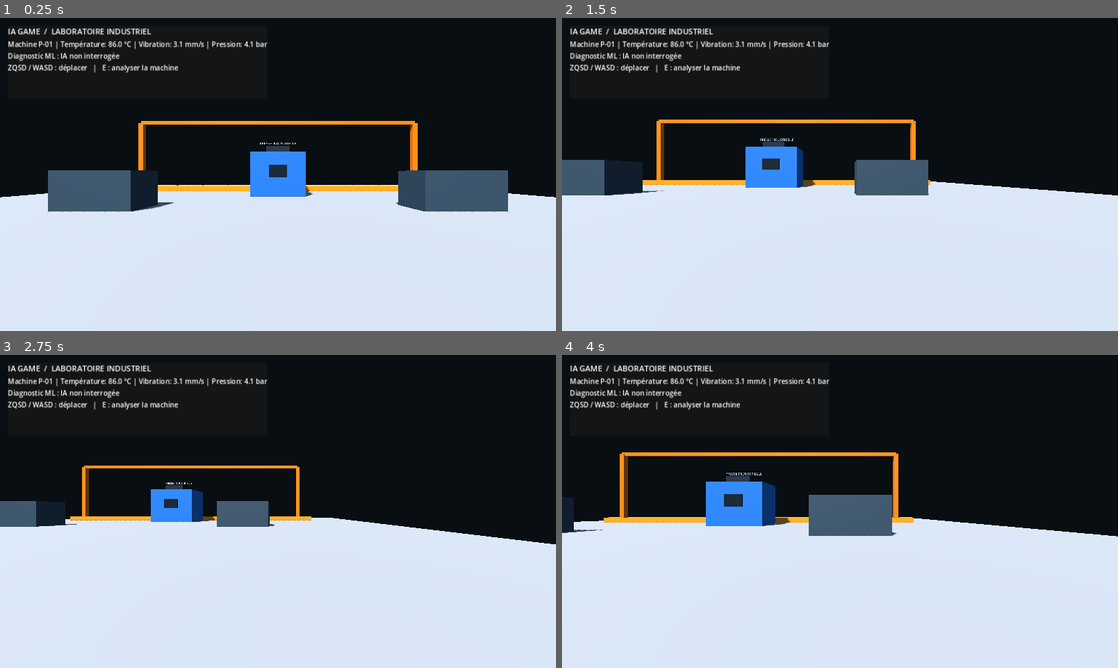
Above: before the commit, frames 1-4 (two rows, left to right).
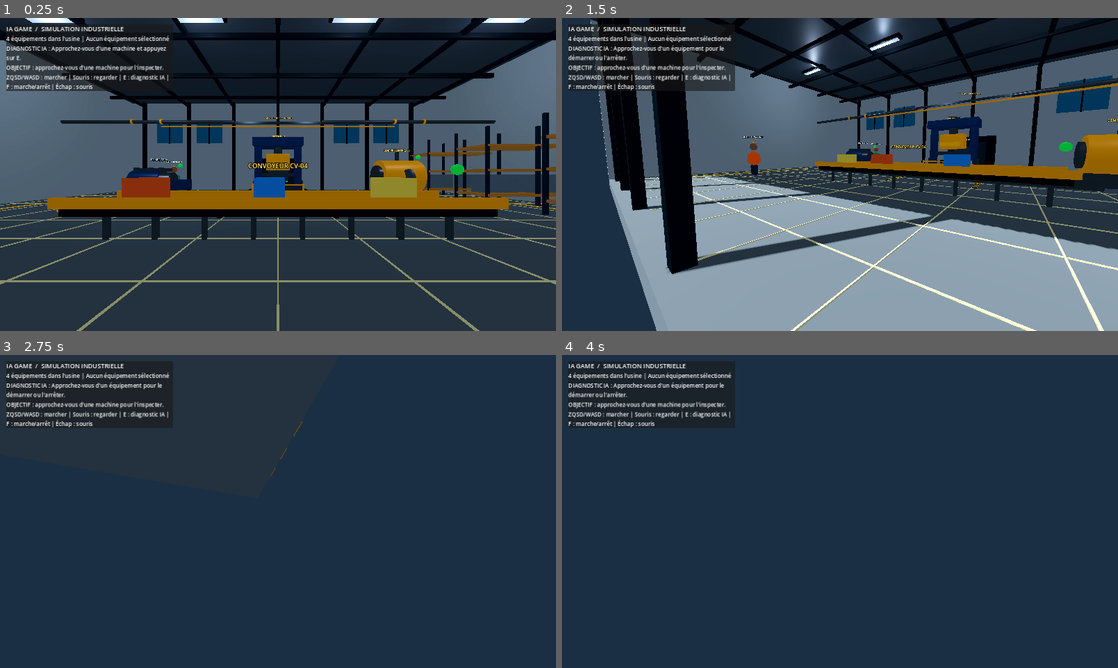
Above: after the commit, the same moments.

Repository: danielservice225-dot/ia-game-moteur
Game: Godot game, scene res://scenes/main.tscn
The game is run twice, just before and just after one commit, with the same random seed, the same clock (stepped at 60 frames per second) and the same inputs.
Inputs (mouse positions are in pixels of both pictures, inside the frame that each line leads up to):
- Up to frame 1 (0.25 s): no input
- Up to frame 2 (1.5 s): tap E (interact) at 0.5, 0.6 s; move the mouse to (962, 158) at 0.52 s; hold D (move_right) 0.53-1.28 s; click (962, 158) at 0.67 s; tap F at 0.8, 1.35 s; move the mouse to (728, 190) at 1.27 s; hold S (move_backward) from 1.28 s (still down); click (728, 190) at 1.42 s
- Up to frame 3 (2.75 s): tap E (interact) at 1.55, 2.1 s; move the mouse to (333, 442) at 2.02 s; release S (move_backward) at 2.03 s; hold D (move_right) from 2.03 s (still down); click (333, 442) at 2.17 s; tap F at 2.3 s
- Up to frame 4 (4 s): move the mouse to (812, 574) at 2.77 s; release D (move_right) at 2.78 s; hold W (move_forward) 2.78-3.53 s; tap F at 2.85, 3.8 s; click (812, 574) at 2.92 s; tap E (interact) at 3.05, 3.6 s; move the mouse to (1006, 558) at 3.52 s; hold A (move_left) from 3.53 s (still down); click (1006, 558) at 3.67 s

The runs differ from the first frame. In frame 1, 81% of the frame differs, in the area x 0-100%, y 0-100%; in frame 2, 81%; in frame 3, 96%; in frame 4, 96%.

Commit message:
feat(godot): restore full factory and connect animated workers and machine controls

Diff:
--- a/godot_game/project.godot
+++ b/godot_game/project.godot
@@ -5,14 +5,14 @@
 run/main_scene="res://scenes/main.tscn"
 
 [display]
-window/size/viewport_width=1280
-window/size/viewport_height=720
+window/size/viewport_width=1600
+window/size/viewport_height=900
 window/stretch/mode="canvas_items"
 
 [rendering]
 renderer/rendering_method="gl_compatibility"
 renderer/rendering_method.mobile="gl_compatibility"
-environment/defaults/default_clear_color=Color(0.035, 0.055, 0.075, 1)
+environment/defaults/default_clear_color=Color(0.025, 0.04, 0.055, 1)
 
 [input]
 move_forward={
--- a/godot_game/scenes/main.tscn
+++ b/godot_game/scenes/main.tscn
@@ -1,19 +1,16 @@
-[gd_scene load_steps=5 format=3]
+[gd_scene load_steps=3 format=3]
 
 [ext_resource type="Script" path="res://scripts/game.gd" id="1_game"]
 
 [sub_resource type="Environment" id="Environment"]
 background_mode = 1
-background_color = Color(0.035, 0.055, 0.075, 1)
+background_color = Color(0.025, 0.04, 0.055, 1)
 ambient_light_source = 3
-ambient_light_color = Color(0.55, 0.65, 0.78, 1)
-ambient_light_energy = 0.7
-
-[sub_resource type="BoxMesh" id="FloorMesh"]
-size = Vector3(24, 0.3, 24)
-
-[sub_resource type="BoxShape3D" id="FloorShape"]
-size = Vector3(24, 0.3, 24)
+ambient_light_color = Color(0.62, 0.7, 0.78, 1)
+ambient_light_energy = 0.75
+tonemap_mode = 2
+glow_enabled = true
+glow_intensity = 0.25
 
 [node name="Main" type="Node3D"]
 script = ExtResource("1_game")
@@ -21,23 +18,7 @@
 [node name="WorldEnvironment" type="WorldEnvironment" parent="."]
 environment = SubResource("Environment")
 
-[node name="DirectionalLight3D" type="DirectionalLight3D" parent="."]
-rotation_degrees = Vector3(-55, -25, 0)
-light_energy = 1.4
-shadow_enabled = true
-
-[node name="Floor" type="StaticBody3D" parent="."]
-position = Vector3(0, -0.15, 0)
-
-[node name="Mesh" type="MeshInstance3D" parent="Floor"]
-mesh = SubResource("FloorMesh")
-
-[node name="Collision" type="CollisionShape3D" parent="Floor"]
-shape = SubResource("FloorShape")
-
 [node name="Player" type="CharacterBody3D" parent="."]
-position = Vector3(0, 1, 7)
+position = Vector3(0, 0.2, 9)
 
 [node name="CollisionShape3D" type="CollisionShape3D" parent="Player"]
-position = Vector3(0, 0.0, 0)
-shape = SubResource("FloorShape")
--- a/godot_game/scripts/game.gd
+++ b/godot_game/scripts/game.gd
@@ -1,19 +1,30 @@
 extends Node3D
 
 const ApiClient = preload("res://scripts/ia_game_api.gd")
+const IndustrialLife = preload("res://scripts/industrial_life.gd")
+
+const FLOOR_SIZE := Vector3(30.0, 0.5, 24.0)
+const PLAYER_SPEED := 5.0
+const MOUSE_SENSITIVITY := 0.0022
+
 var player: CharacterBody3D
 var camera: Camera3D
+var camera_pitch := 0.0
 var api: Node
+var industrial_life: Node
 var status_label: Label
 var result_label: Label
-var machine_area: Area3D
-var machine_temperature := 86.0
-var machine_vibration := 3.1
-var machine_pressure := 4.1
-var prediction_text := "IA non interrogée"
+var objective_label: Label
+var machines: Array[Dictionary] = []
+var selected_machine := -1
+var prediction_text := "Approchez-vous d'une machine et appuyez sur E."
+var elapsed := 0.0
 
 func _ready() -> void:
     _build_factory()
+    industrial_life = IndustrialLife.new()
+    add_child(industrial_life)
+    industrial_life.setup(self)
     _build_player()
     _build_hud()
     api = ApiClient.new()
@@ -23,75 +34,271 @@
     _update_hud()
 
 func _build_factory() -> void:
-    _make_box(Vector3(0, -0.35, 0), Vector3(24, 0.4, 24), Color(0.12, 0.16, 0.19))
-    _make_box(Vector3(0, 0.15, -5), Vector3(18, 0.3, 0.35), Color(0.95, 0.55, 0.12))
-    _make_box(Vector3(-8, 2, -5), Vector3(0.25, 4, 0.25), Color(0.9, 0.45, 0.08))
-    _make_box(Vector3(8, 2, -5), Vector3(0.25, 4, 0.25), Color(0.9, 0.45, 0.08))
-    _make_box(Vector3(0, 4, -5), Vector3(16, 0.2, 0.2), Color(0.9, 0.45, 0.08))
-    _make_machine(Vector3(0, 1, -3), "PRESSE INDUSTRIELLE", Color(0.16, 0.42, 0.72))
-    _make_box(Vector3(-5, 0.55, 1), Vector3(2.2, 1.1, 1.2), Color(0.22, 0.28, 0.32))
-    _make_box(Vector3(5, 0.55, 1), Vector3(2.2, 1.1, 1.2), Color(0.22, 0.28, 0.32))
-    for x in range(-8, 9, 2):
-        _make_box(Vector3(x, 0.08, -9), Vector3(0.12, 0.12, 0.5), Color(0.95, 0.7, 0.15))
-
-func _make_box(pos: Vector3, size: Vector3, color: Color) -> MeshInstance3D:
+    _add_floor()
+    _build_hall_structure()
+    _build_lighting()
+    _build_production_line()
+    _build_storage_area()
+    _build_safety_markings()
+    _build_control_station()
+
+func _material(color: Color, metallic: float = 0.0, roughness: float = 0.65) -> StandardMaterial3D:
+    var material := StandardMaterial3D.new()
+    material.albedo_color = color
+    material.metallic = metallic
+    material.roughness = roughness
+    return material
+
+func _box(parent: Node3D, pos: Vector3, size: Vector3, material: Material, collision: bool = false) -> MeshInstance3D:
     var mesh_instance := MeshInstance3D.new()
     var mesh := BoxMesh.new()
     mesh.size = size
     mesh_instance.mesh = mesh
     mesh_instance.position = pos
-    var material := StandardMaterial3D.new()
-    material.albedo_color = color
-    material.metallic = 0.25
-    material.roughness = 0.55
     mesh_instance.material_override = material
-    add_child(mesh_instance)
+    parent.add_child(mesh_instance)
+    if collision:
+        var body := StaticBody3D.new()
+        body.position = pos
+        var shape_node := CollisionShape3D.new()
+        var shape := BoxShape3D.new()
+        shape.size = size
+        shape_node.shape = shape
+        body.add_child(shape_node)
+        add_child(body)
     return mesh_instance
 
-func _make_machine(pos: Vector3, machine_name: String, color: Color) -> void:
-    var body := _make_box(pos, Vector3(2.5, 2, 1.8), color)
-    body.name = "IndustrialMachine"
-    _make_box(pos + Vector3(0, 1.15, 0), Vector3(1.1, 0.3, 1.1), Color(0.12, 0.16, 0.2))
-    _make_box(pos + Vector3(0, 0.15, 0.96), Vector3(0.8, 0.55, 0.08), Color(0.08, 0.12, 0.15))
+func _cylinder(parent: Node3D, pos: Vector3, radius: float, height: float, material: Material, rotation: Vector3 = Vector3.ZERO) -> MeshInstance3D:
+    var instance := MeshInstance3D.new()
+    var mesh := CylinderMesh.new()
+    mesh.top_radius = radius
+    mesh.bottom_radius = radius
+    mesh.height = height
+    mesh.radial_segments = 24
+    instance.mesh = mesh
+    instance.position = pos
+    instance.rotation = rotation
+    instance.material_override = material
+    parent.add_child(instance)
+    return instance
+
+func _label_3d(parent: Node3D, text_value: String, pos: Vector3, color: Color = Color(0.9, 0.95, 1.0)) -> void:
     var label := Label3D.new()
-    label.text = machine_name
-    label.position = pos + Vector3(0, 1.5, 0)
-    label.font_size = 34
-    label.modulate = Color(0.85, 0.94, 1)
-    add_child(label)
-    machine_area = Area3D.new()
-    machine_area.position = pos
-    var shape := CollisionShape3D.new()
-    var sphere := SphereShape3D.new()
-    sphere.radius = 3.2
-    shape.shape = sphere
-    machine_area.add_child(shape)
-    add_child(machine_area)
+    label.text = text_value
+    label.position = pos
+    label.font_size = 32
+    label.modulate = color
+    label.billboard = BaseMaterial3D.BILLBOARD_ENABLED
+    parent.add_child(label)
+
+func _add_floor() -> void:
+    var floor_body := StaticBody3D.new()
+    floor_body.name = "IndustrialConcreteFloor"
+    add_child(floor_body)
+    var floor_mesh := BoxMesh.new()
+    floor_mesh.size = FLOOR_SIZE
+    var floor_instance := MeshInstance3D.new()
+    floor_instance.mesh = floor_mesh
+    floor_instance.position.y = -0.25
+    floor_instance.material_override = _material(Color(0.28, 0.31, 0.33), 0.08, 0.88)
+    floor_body.add_child(floor_instance)
+    var floor_shape := CollisionShape3D.new()
+    var box_shape := BoxShape3D.new()
+    box_shape.size = FLOOR_SIZE
+    floor_shape.shape = box_shape
+    floor_shape.position.y = -0.25
+    floor_body.add_child(floor_shape)
+    var line_material := _material(Color(0.78, 0.72, 0.48), 0.0, 0.8)
+    for x in range(-14, 15, 2):
+        _box(self, Vector3(float(x), 0.012, 0), Vector3(0.025, 0.02, 23.0), line_material)
+    for z in range(-10, 11, 2):
+        _box(self, Vector3(0, 0.013, float(z)), Vector3(29.0, 0.02, 0.025), line_material)
+
+func _build_hall_structure() -> void:
+    var concrete := _material(Color(0.48, 0.51, 0.52), 0.05, 0.9)
+    var dark_steel := _material(Color(0.12, 0.16, 0.19), 0.72, 0.36)
+    var roof := _material(Color(0.24, 0.28, 0.31), 0.55, 0.5)
+    var glass := _material(Color(0.12, 0.36, 0.48, 0.72), 0.25, 0.18)
+    _box(self, Vector3(0, 4.5, -12), Vector3(30, 9, 0.35), concrete, true)
+    _box(self, Vector3(-15, 4.5, 0), Vector3(0.35, 9, 24), concrete, true)
+    _box(self, Vector3(15, 4.5, 0), Vector3(0.35, 9, 24), concrete, true)
+    _box(self, Vector3(0, 9, 0), Vector3(30, 0.35, 24), roof)
+    for x in [-13.5, -9.0, -4.5, 0.0, 4.5, 9.0, 13.5]:
+        _box(self, Vector3(x, 4.5, -11.65), Vector3(0.28, 9, 0.28), dark_steel)
+        _box(self, Vector3(x, 4.5, 11.65), Vector3(0.28, 9, 0.28), dark_steel)
+        _box(self, Vector3(x, 8.45, 0), Vector3(0.22, 0.22, 23.5), dark_steel)
+    for z in [-9.0, -5.0, -1.0, 3.0, 7.0, 11.0]:
+        _box(self, Vector3(0, 8.35, z), Vector3(29.5, 0.25, 0.22), dark_steel)
+    for x in [-11.0, -7.0, 7.0, 11.0]:
+        _box(self, Vector3(x, 5.9, -11.78), Vector3(2.6, 2.3, 0.06), glass)
+        _box(self, Vector3(x, 5.9, -11.72), Vector3(0.08, 2.4, 0.08), dark_steel)
+    _box(self, Vector3(0, 1.6, -11.72), Vector3(4.0, 3.2, 0.12), dark_steel)
+    _label_3d(self, "IA GAME  |  USINE DE PRODUCTION", Vector3(0, 7.2, -11.35), Color(0.95, 0.72, 0.2))
+
+func _build_lighting() -> void:
+    var sun := DirectionalLight3D.new()
+    sun.rotation_degrees = Vector3(-58, -25, 0)
+    sun.light_energy = 1.15
+    sun.shadow_enabled = true
+    add_child(sun)
+    for x in [-10.0, -3.5, 3.5, 10.0]:
+        var light := OmniLight3D.new()
+        light.position = Vector3(x, 8.1, 0)
+        light.light_color = Color(0.78, 0.86, 1.0)
+        light.light_energy = 1.5
+        light.omni_range = 10.0
+        add_child(light)
+        var housing := _material(Color(0.1, 0.12, 0.14), 0.65, 0.4)
+        _box(self, Vector3(x, 8.55, 0), Vector3(2.4, 0.18, 0.55), housing)
+        _box(self, Vector3(x, 8.43, 0), Vector3(2.1, 0.06, 0.32), _material(Color(0.82, 0.9, 1.0), 0.0, 0.25))
+
+func _register_machine(machine_name: String, code: String, position: Vector3, temperature: float, vibration: float, pressure: float) -> void:
+    machines.append({
+        "name": machine_name,
+        "code": code,
+        "position": position,
+        "temperature": temperature,
+        "vibration": vibration,
+        "pressure": pressure,
+        "running": true
+    })
+
+func _build_production_line() -> void:
+    var steel := _material(Color(0.36, 0.41, 0.44), 0.82, 0.28)
+    var painted_blue := _material(Color(0.08, 0.24, 0.42), 0.58, 0.34)
+    var safety_yellow := _material(Color(0.95, 0.58, 0.06), 0.25, 0.42)
+    var rubber := _material(Color(0.045, 0.055, 0.06), 0.0, 0.92)
+    _make_press(Vector3(0, 0, -4), painted_blue, steel, safety_yellow)
+    _make_motor_pump(Vector3(-7, 0, -3), steel, painted_blue)
+    _make_compressor(Vector3(7, 0, -3), steel, safety_yellow)
+    _make_conveyor(Vector3(0, 0, 4), steel, rubber, safety_yellow)
+    _register_machine("Presse hydraulique", "P-01", Vector3(0, 0, -4), 86.0, 3.1, 4.1)
+    _register_machine("Pompe centrifuge", "M-02", Vector3(-7, 0, -3), 68.0, 2.4, 5.2)
+    _register_machine("Compresseur industriel", "C-03", Vector3(7, 0, -3), 74.0, 2.8, 7.0)
+    _register_machine("Convoyeur motorisé", "CV-04", Vector3(0, 0, 4), 52.0, 1.8, 2.2)
+    _make_pipe_run(steel, safety_yellow)
+
+func _make_press(origin: Vector3, blue: Material, steel: Material, yellow: Material) -> void:
+    var root := Node3D.new()
+    root.position = origin
+    add_child(root)
+    _box(root, Vector3(0, 0.35, 0), Vector3(3.4, 0.7, 2.6), steel)
+    _box(root, Vector3(-1.25, 2.0, 0), Vector3(0.42, 3.3, 0.5), blue)
+    _box(root, Vector3(1.25, 2.0, 0), Vector3(0.42, 3.3, 0.5), blue)
+    _box(root, Vector3(0, 3.55, 0), Vector3(3.0, 0.5, 2.0), blue)
+    _box(root, Vector3(0, 1.55, 0), Vector3(1.9, 0.22, 1.6), steel)
+    _box(root, Vector3(0, 2.35, 0), Vector3(1.45, 1.0, 1.2), yellow)
+    _cylinder(root, Vector3(0, 3.0, 0), 0.28, 0.9, steel)
+    _box(root, Vector3(0, 0.9, 1.35), Vector3(0.85, 0.45, 0.08), _material(Color(0.05, 0.09, 0.11), 0.2, 0.35))
+    _label_3d(root, "PRESSE P-01", Vector3(0, 4.0, 0), Color(1.0, 0.8, 0.25))
+    for x in [-1.45, 1.45]:
+        _cylinder(root, Vector3(x, 0.95, 0), 0.16, 0.5, steel)
+    _make_guard_rail(root, Vector3(0, 0, 1.8), 2.8, yellow)
+
+func _make_motor_pump(origin: Vector3, steel: Material, blue: Material) -> void:
+    var root := Node3D.new()
+    root.position = origin
+    add_child(root)
+    _box(root, Vector3(0, 0.25, 0), Vector3(3.0, 0.5, 2.0), steel)
+    _cylinder(root, Vector3(-0.6, 1.1, 0), 0.72, 1.7, blue, Vector3(0, 0, PI / 2))
+    _cylinder(root, Vector3(0.45, 1.1, 0), 0.62, 0.8, steel, Vector3(0, 0, PI / 2))
+    _cylinder(root, Vector3(1.0, 1.0, 0), 0.85, 0.55, blue)
+    _cylinder(root, Vector3(1.0, 1.0, 0.31), 0.3, 0.08, steel)
+    for x in [-1.0, -0.2, 0.4]:
+        _box(root, Vector3(x, 1.85, 0), Vector3(0.08, 0.22, 1.3), steel)
+    _label_3d(root, "POMPE M-02", Vector3(0, 2.45, 0), Color(0.75, 0.88, 1.0))
+
+func _make_compressor(origin: Vector3, steel: Material, yellow: Material) -> void:
+    var root := Node3D.new()
+    root.position = origin
+    add_child(root)
+    _box(root, Vector3(0, 0.3, 0), Vector3(3.0, 0.6, 2.1), steel)
+    _cylinder(root, Vector3(0, 1.45, 0), 0.95, 2.2, yellow, Vector3(0, 0, PI / 2))
+    _cylinder(root, Vector3(-1.2, 1.45, 0), 0.65, 0.18, steel, Vector3(0, 0, PI / 2))
+    _cylinder(root, Vector3(1.2, 1.45, 0), 0.65, 0.18, steel, Vector3(0, 0, PI / 2))
+    _cylinder(root, Vector3(0, 2.55, 0), 0.12, 0.7, steel)
+    _label_3d(root, "COMPRESSEUR C-03", Vector3(0, 3.0, 0), Color(1.0, 0.82, 0.3))
+
+func _make_conveyor(origin: Vector3, steel: Material, rubber: Material, yellow: Material) -> void:
+    var root := Node3D.new()
+    root.position = origin
+    add_child(root)
+    _box(root, Vector3(0, 0.8, 0), Vector3(9.0, 0.18, 1.65), rubber)
+    for x in [-4.2, -3.0, -1.8, -0.6, 0.6, 1.8, 3.0, 4.2]:
+        _cylinder(root, Vector3(x, 0.72, 0), 0.17, 1.85, steel, Vector3(0, 0, PI / 2))
+        _box(root, Vector3(x, 0.35, 0), Vector3(0.12, 0.7, 0.12), steel)
+    for z in [-0.88, 0.88]:
+        _box(root, Vector3(0, 1.0, z), Vector3(9.2, 0.22, 0.12), yellow)
+    _label_3d(root, "CONVOYEUR CV-04", Vector3(0, 1.8, 0), Color(1.0, 0.8, 0.25))
+
+func _make_pipe_run(steel: Material, yellow: Material) -> void:
+    for x in [-10.0, -8.0, 8.0, 10.0]:
+        _cylinder(self, Vector3(x, 5.2, -5.0), 0.12, 10.0, steel, Vector3(0, 0, PI / 2))
+        _cylinder(self, Vector3(x, 5.2, -5.0), 0.18, 0.12, yellow, Vector3(0, 0, PI / 2))
+    _box(self, Vector3(0, 6.0, -8.5), Vector3(20, 0.16, 0.16), steel)
+    _box(self, Vector3(0, 5.7, -8.5), Vector3(20, 0.12, 0.12), yellow)
+
+func _make_guard_rail(parent: Node3D, origin: Vector3, width: float, material: Material) -> void:
+    for x in [-width / 2.0, width / 2.0]:
+        _cylinder(parent, origin + Vector3(x, 0.55, 0), 0.055, 1.1, material)
+    _box(parent, origin + Vector3(0, 1.0, 0), Vector3(width, 0.08, 0.08), material)
+
+func _build_storage_area() -> void:
+    var rack := _material(Color(0.16, 0.22, 0.28), 0.7, 0.42)
+    var shelf := _material(Color(0.68, 0.43, 0.18), 0.25, 0.58)
+    for z in [-7.0, -3.0, 1.0]:
+        for x in [10.5, 13.0]:
+            _box(self, Vector3(x, 2.0, z), Vector3(0.12, 4.0, 0.12), rack)
+            _box(self, Vector3(x, 2.0, z + 1.8), Vector3(0.12, 4.0, 0.12), rack)
+            for y in [0.55, 1.8, 3.05]:
+                _box(self, Vector3(x + 1.25, y, z + 0.9), Vector3(2.6, 0.12, 2.0), shelf)
+            for i in range(3):
+                _box(self, Vector3(x + 0.6 + float(i) * 0.65, 1.1, z + 0.9), Vector3(0.55, 0.95, 0.65), _material(Color(0.34, 0.39, 0.42), 0.3, 0.7))
+
+func _build_safety_markings() -> void:
+    var yellow := _material(Color(1.0, 0.68, 0.05), 0.0, 0.65)
+    var black := _material(Color(0.035, 0.04, 0.045), 0.0, 0.82)
+    for i in range(12):
+        var z := -1.0 + float(i) * 0.24
+        _box(self, Vector3(-2.1, 0.035, z), Vector3(0.18, 0.025, 0.16), yellow if i % 2 == 0 else black)
+        _box(self, Vector3(2.1, 0.035, z), Vector3(0.18, 0.025, 0.16), yellow if i % 2 == 0 else black)
+    for x in [-12.5, 12.5]:
+        _box(self, Vector3(x, 0.04, 4.0), Vector3(0.12, 0.03, 12.0), yellow)
+
+func _build_control_station() -> void:
+    var cabinet := _material(Color(0.18, 0.23, 0.27), 0.65, 0.38)
+    var screen := _material(Color(0.04, 0.24, 0.3), 0.25, 0.18)
+    _box(self, Vector3(0, 1.25, -9.4), Vector3(2.8, 2.5, 0.9), cabinet)
+    _box(self, Vector3(0, 1.65, -8.91), Vector3(1.8, 0.95, 0.05), screen)
+    _label_3d(self, "SUPERVISION", Vector3(0, 2.75, -8.8), Color(0.35, 0.95, 0.85))
+    for x in [-0.75, -0.25, 0.25, 0.75]:
+        _cylinder(self, Vector3(x, 0.95, -8.86), 0.09, 0.12, _material(Color(0.15, 0.85, 0.35), 0.0, 0.25))
 
 func _build_player() -> void:
     player = get_node("Player") as CharacterBody3D
     var capsule := CapsuleShape3D.new()
-    capsule.radius = 0.35
+    capsule.radius = 0.36
     capsule.height = 1.8
     var collision := player.get_node("CollisionShape3D") as CollisionShape3D
     collision.shape = capsule
-    collision.position.y = 0.9
+    collision.position = Vector3(0, 0.9, 0)
     camera = Camera3D.new()
-    camera.position = Vector3(0, 0.65, 0)
+    camera.position = Vector3(0, 1.58, 0)
     camera.current = true
     player.add_child(camera)
+    Input.mouse_mode = Input.MOUSE_MODE_CAPTURED
 
 func _build_hud() -> void:
     var layer := CanvasLayer.new()
     add_child(layer)
     var panel := PanelContainer.new()
     panel.position = Vector2(18, 18)
-    panel.custom_minimum_size = Vector2(390, 168)
+    panel.custom_minimum_size = Vector2(480, 190)
     layer.add_child(panel)
     var column := VBoxContainer.new()
     panel.add_child(column)
     var title := Label.new()
-    title.text = "IA GAME  /  LABORATOIRE INDUSTRIEL"
+    title.text = "IA GAME  /  SIMULATION INDUSTRIELLE"
     title.add_theme_font_size_override("font_size", 18)
     column.add_child(title)
     status_label = Label.new()
@@ -99,49 +306,101 @@
     result_label = Label.new()
     result_label.autowrap_mode = TextServer.AUTOWRAP_WORD_SMART
     column.add_child(result_label)
+    objective_label = Label.new()
+    objective_label.text = "OBJECTIF : inspecter les équipements et détecter les risques de panne."
+    objective_label.autowrap_mode = TextServer.AUTOWRAP_WORD_SMART
+    column.add_child(objective_label)
     var hint := Label.new()
-    hint.text = "ZQSD / WASD : déplacer   |   E : analyser la machine"
+    hint.text = "ZQSD/WASD : marcher | Souris : regarder | E : diagnostic IA | F : marche/arrêt | Échap : souris"
+    hint.autowrap_mode = TextServer.AUTOWRAP_WORD_SMART
     column.add_child(hint)
 
+func _input(event: InputEvent) -> void:
+    if event is InputEventMouseMotion and Input.mouse_mode == Input.MOUSE_MODE_CAPTURED:
+        player.rotate_y(-event.relative.x * MOUSE_SENSITIVITY)
+        camera_pitch = clamp(camera_pitch - event.relative.y * MOUSE_SENSITIVITY, -1.15, 1.15)
+        camera.rotation.x = camera_pitch
+    if event is InputEventKey and event.pressed and event.keycode == KEY_F:
+        _toggle_selected_machine()
+    if event is InputEventKey and event.pressed and event.keycode == KEY_ESCAPE:
+        Input.mouse_mode = Input.MOUSE_MODE_VISIBLE
+    if event is InputEventMouseButton and event.pressed and Input.mouse_mode == Input.MOUSE_MODE_VISIBLE:
+        Input.mouse_mode = Input.MOUSE_MODE_CAPTURED
+
 func _physics_process(delta: float) -> void:
-    var direction := Vector3.ZERO
-    direction.x = Input.get_action_strength("move_right") - Input.get_action_strength("move_left")
-    direction.z = Input.get_action_strength("move_backward") - Input.get_action_strength("move_forward")
-    direction = direction.normalized()
-    player.velocity.x = direction.x * 4.5
-    player.velocity.z = direction.z * 4.5
+    elapsed += delta
+    var input_vector := Input.get_vector("move_left", "move_right", "move_forward", "move_backward")
+    var move_direction := (player.transform.basis * Vector3(input_vector.x, 0, input_vector.y)).normalized()
+    player.velocity.x = move_direction.x * PLAYER_SPEED
+    player.velocity.z = move_direction.z * PLAYER_SPEED
     if not player.is_on_floor():
-        player.velocity.y -= 20.0 * delta
+        player.velocity.y -= 22.0 * delta
     else:
-        player.velocity.y = 0
+        player.velocity.y = 0.0
     player.move_and_slide()
-    if Input.is_action_just_pressed("interact") and player.global_position.distance_to(Vector3(0, 1, -3)) < 4.5:
-        _analyse_machine()
-
-func _analyse_machine() -> void:
-    prediction_text = "Analyse en cours..."
+    _refresh_machine_selection()
+    if Input.is_action_just_pressed("interact"):
+        _analyse_selected_machine()
+
+func _refresh_machine_selection() -> void:
+    selected_machine = -1
+    var closest_distance := 3.8
+    for i in range(machines.size()):
+        var machine_position: Vector3 = machines[i]["position"]
+        var distance := player.global_position.distance_to(machine_position + Vector3(0, 1.0, 0))
+        if distance < closest_distance:
+            closest_distance = distance
+            selected_machine = i
+    if objective_label:
+        if selected_machine >= 0:
+            objective_label.text = "ÉQUIPEMENT PROCHE : %s (%s) — appuyez sur E pour lancer le diagnostic." % [machines[selected_machine]["name"], machines[selected_machine]["code"]]
+        else:
+            objective_label.text = "OBJECTIF : approchez-vous d'une machine pour l'inspecter."
+
+func _toggle_selected_machine() -> void:
+    if selected_machine < 0:
+        prediction_text = "Approchez-vous d'un équipement pour le démarrer ou l'arrêter."
+        _update_hud()
+        return
+    var machine: Dictionary = machines[selected_machine]
+    machine["running"] = not bool(machine["running"])
+    industrial_life.set_machine_running(selected_machine, bool(machine["running"]))
+    prediction_text = "%s : %s." % [machine["code"], "EN MARCHE" if machine["running"] else "ARRÊTÉ"]
+    _update_hud()
+
+func _analyse_selected_machine() -> void:
+    if selected_machine < 0:
+        prediction_text = "Aucune machine à portée. Approchez-vous d'un équipement."
+        _update_hud()
+        return
+    var machine: Dictionary = machines[selected_machine]
+    prediction_text = "Analyse ML en cours sur %s..." % machine["code"]
     _update_hud()
     api.request_prediction({
-        "temperature_c": machine_temperature,
-        "vibration_mm_s": machine_vibration,
-        "pressure_bar": machine_pressure
+        "temperature_c": float(machine["temperature"]) + (sin(elapsed * 0.35) * 1.5 if machine["running"] else -12.0),
+        "vibration_mm_s": float(machine["vibration"]) + (abs(sin(elapsed * 0.8)) * 0.25 if machine["running"] else -1.0),
+        "pressure_bar": float(machine["pressure"]) if machine["running"] else 0.0
     })
 
 func _on_prediction_received(result: Dictionary) -> void:
     var predictions: Array = result.get("predictions", [])
     if predictions.is_empty():
-        prediction_text = "Réponse reçue sans prédiction."
+        prediction_text = "Réponse reçue sans prédiction exploitable."
     else:
-        var failure := int(predictions[0]) == 1
-        prediction_text = "ALERTE : risque de panne détecté." if failure else "Machine déclarée normale par le modèle."
+        var failed := int(predictions[0]) == 1
+        prediction_text = "ALERTE : risque de panne détecté." if failed else "Équipement déclaré normal par le modèle."
     _update_hud()
 
 func _on_api_failed(message: String) -> void:
-    prediction_text = "API indisponible : " + message + " | Démarrez le serveur Python."
+    prediction_text = "API indisponible : %s. Démarrez le serveur Python." % message
     _update_hud()
 
 func _update_hud() -> void:
     if status_label:
-        status_label.text = "Machine P-01 | Température: %.1f °C | Vibration: %.1f mm/s | Pression: %.1f bar" % [machine_temperature, machine_vibration, machine_pressure]
+        if selected_machine >= 0:
+            var machine: Dictionary = machines[selected_machine]
+            status_label.text = "%s | %s | %.1f °C | %.1f mm/s | %.1f bar" % [machine["code"], machine["name"], machine["temperature"] if machine["running"] else 0.0, machine["vibration"] if machine["running"] else 0.0, machine["pressure"] if machine["running"] else 0.0]
+        else:
+            status_label.text = "%d équipements dans l'usine | Aucun équipement sélectionné" % machines.size()
     if result_label:
-        result_label.text = "Diagnostic ML : " + prediction_text
+        result_label.text = "DIAGNOSTIC IA : " + prediction_text
